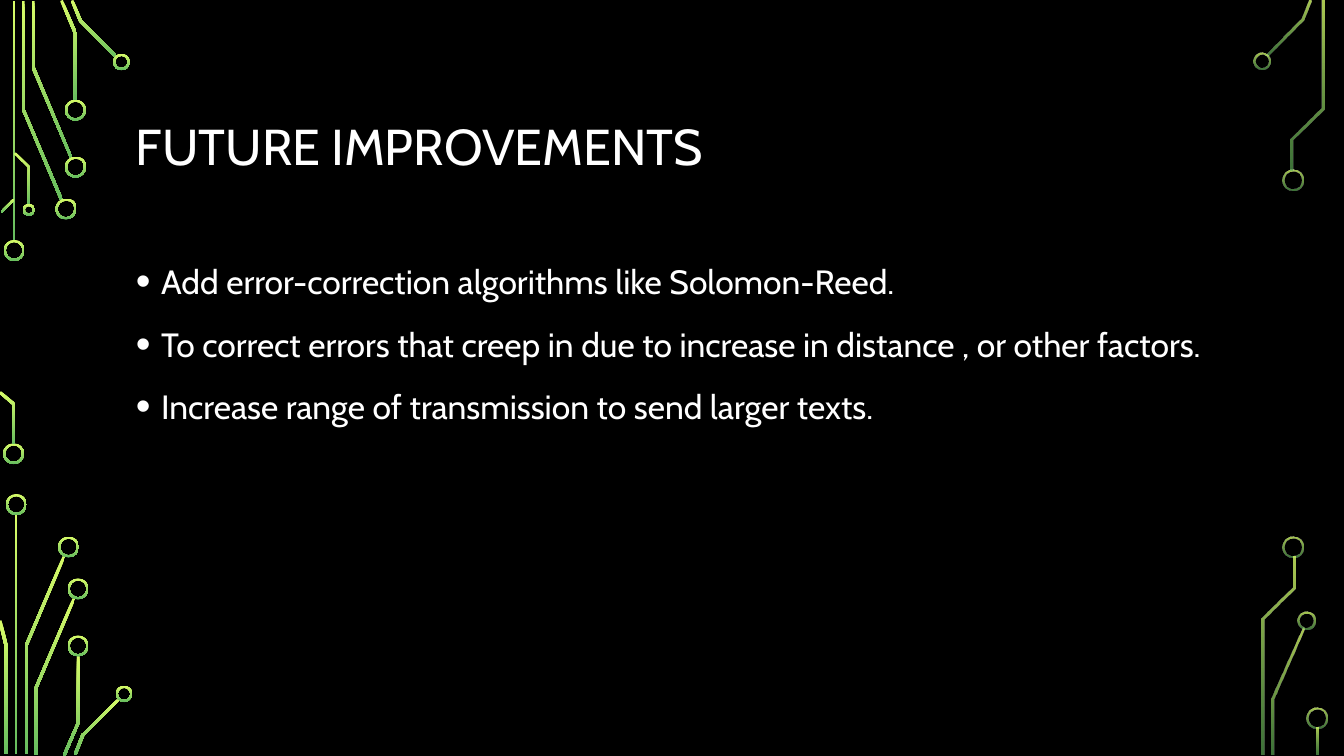
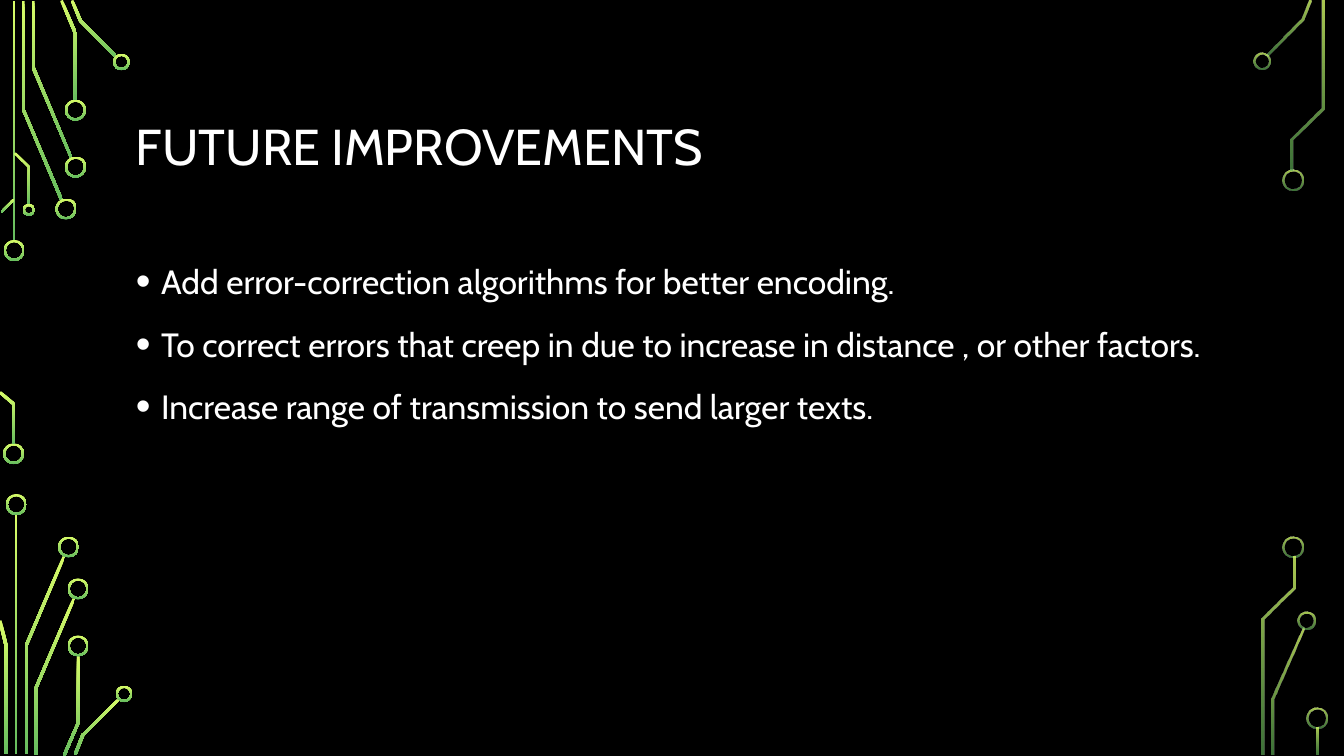
Before and after one commit to marmikshah/data-transfer-via-sound, a slide deck: slide 9 of Presentation/Data Transfer Via Sound.pptx. Drawn at 1344x756 pixels with LibreOffice and Linux fonts; fonts in the diff are those of the drawing; background and template pictures are left out. Boxes give left, top, right and bottom in pixels: in the first picture for what was removed or moved away, otherwise in the second. Text is boxed around its words. In the diff, an @@ line names an element or a change of style, - is before the commit and + after.

```diff
--- a/Presentation/Data Transfer Via Sound.pptx
+++ b/Presentation/Data Transfer Via Sound.pptx
@@ text at [161, 268, 895, 302]: text changed @@
-• Add error-correction algorithms like Solomon-Reed.
+• Add error-correction algorithms for better encoding.
```
Also in this commit, not shown: 4 other slides changed, 5 other files.
